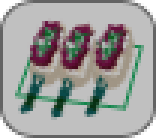
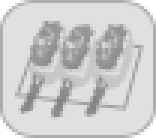
Comparing the layer stacks of the two 156px x 138px images. Changes:
pixels changed over [0,0,156,138] (layer not identified)
